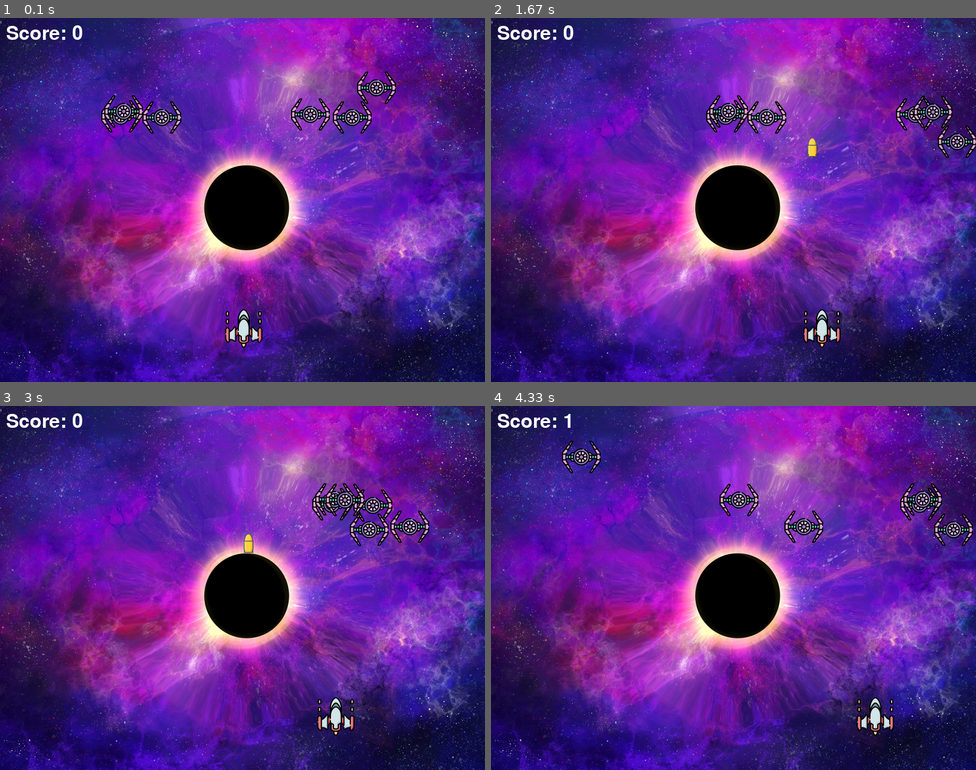
Above: before the commit, frames 1-4 (two rows, left to right).
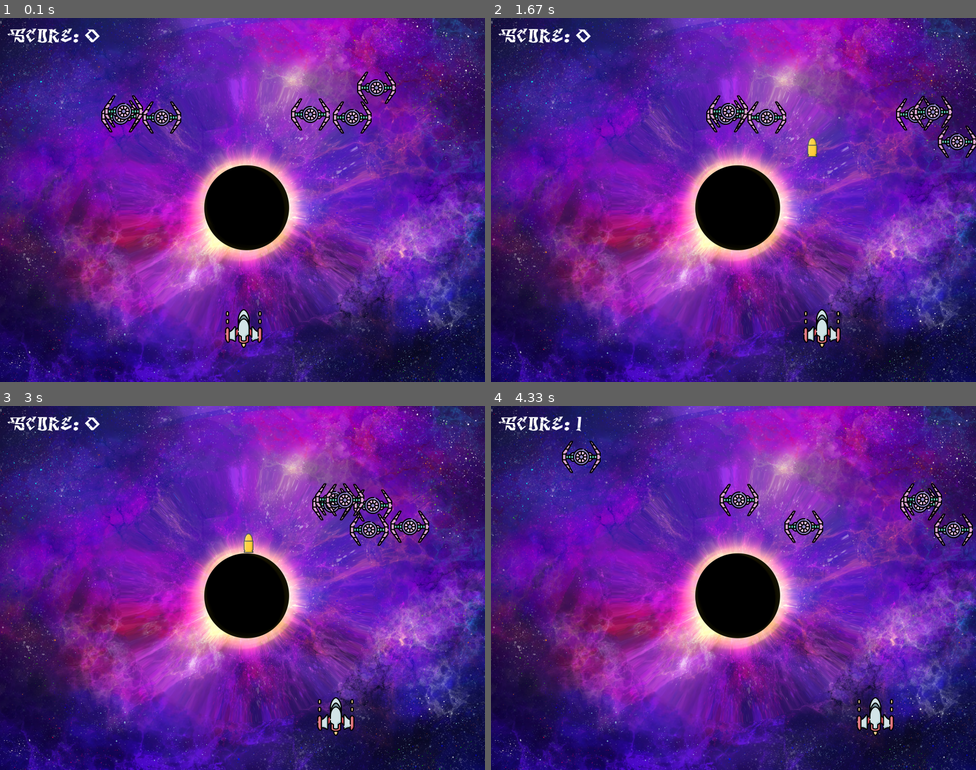
Above: after the commit, the same moments.

Repository: ViperStorm/Python-Code
Game: pygame game, started from pygame/main.py
Same seed, same stepped clock (60 frames per second), same inputs: the game is played once before the commit and once after it.
Inputs:
- Up to frame 1 (0.1 s): no input
- Up to frame 2 (1.67 s): hold Right 0.33-0.8 s; hold Right 0.83-1.3 s; tap Space at 0.9, 1.2, 1.4 s; hold Left from 1.33 s (still down)
- Up to frame 3 (3 s): tap Space at 1.7, 1.97, 2.27, 2.4, 2.7 s; release Left at 1.87 s; hold Left 1.9-2.3 s; hold Right 2.33-2.97 s
- Up to frame 4 (4.33 s): hold Left 3-3.47 s; tap Space at 3.07, 3.37, 3.57, 3.87, 4.07 s; hold Right 3.5-3.97 s; hold Right from 4 s (still down)

The runs differ from the first frame. In frame 1, 0.4% of the frame differs, in the area x 1-21%, y 2-7%; in frame 2, 0.4%; in frame 3, 0.4%; in frame 4, 0.4%.

Commit message:
custon font

Diff:
--- a/pygame/main.py
+++ b/pygame/main.py
@@ -47,7 +47,7 @@
 
 # Score
 score_value = 0
-font = pygame.font.Font("freesansbold.ttf", 32)
+font = pygame.font.Font("degrassi front.otf", 32)
 
 textX = 10
 textY = 10
Binary file added: pygame/degrassi back.otf
Binary file added: pygame/degrassi front.otf
Binary file added: pygame/degrassi.otf
Not shown, added: pygame/degrassi.zip
Not shown, added: pygame/degrassi/Typodermic Desktop EULA 2023.pdf
Not shown, removed: pygame/mexcellent.zip
